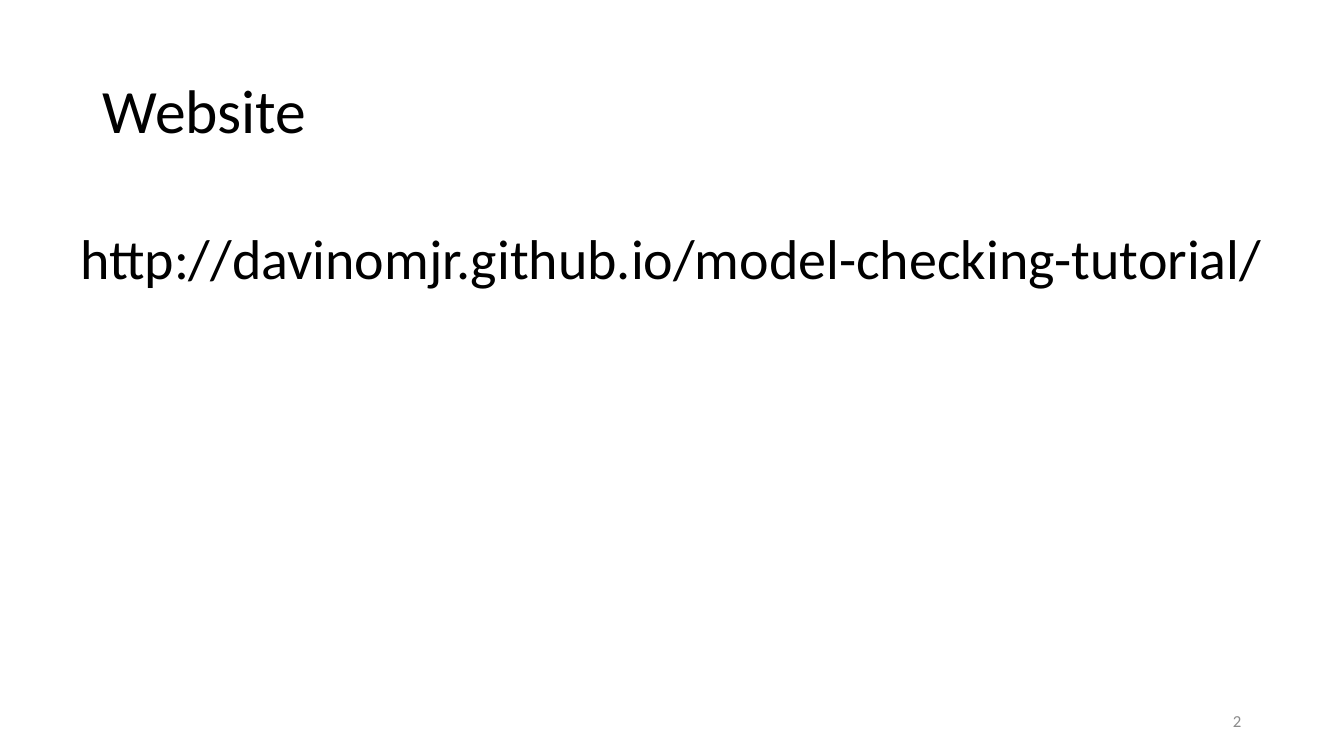
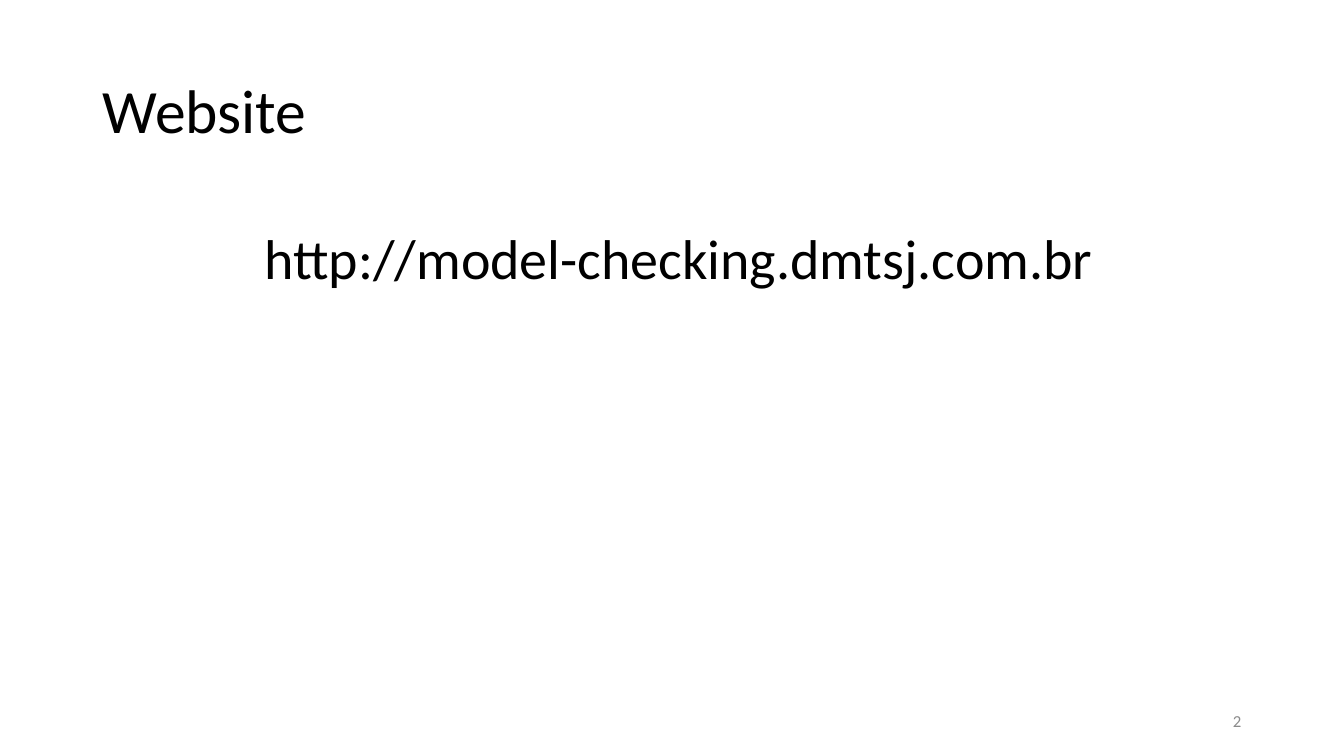
Before and after one commit to damorim/model-checking-tutorial, a slide deck: slide 2 of Program-Model-Checking.pptx. Drawn at 1344x756 pixels with LibreOffice and Linux fonts; fonts in the diff are those of the drawing. Boxes give left, top, right and bottom in pixels: in the first picture for what was removed or moved away, otherwise in the second. Text is boxed around its words. In the diff, an @@ line names an element or a change of style, - is before the commit and + after.

```diff
--- a/Program-Model-Checking.pptx
+++ b/Program-Model-Checking.pptx
@@ text at <box>264,240,1092,289</box>: text changed @@
-http://davinomjr.github.io/model-checking-tutorial/
+http://model-checking.dmtsj.com.br
```
Also in this commit, not shown: 17 other slides changed, 1 other file.
